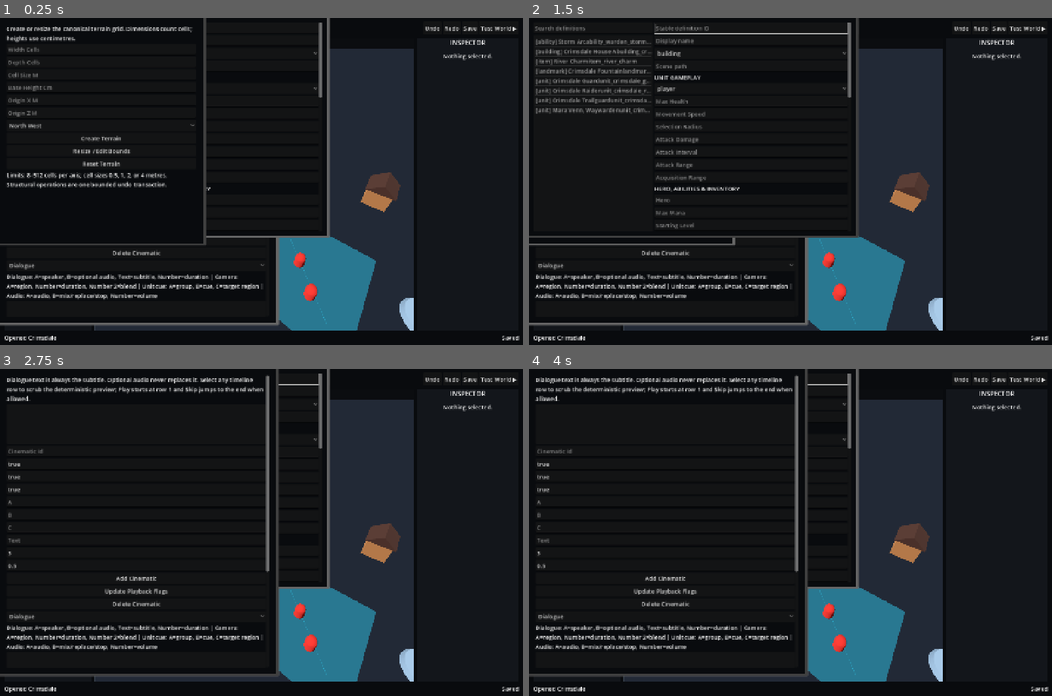
Above: before the commit, frames 1-4 (two rows, left to right).
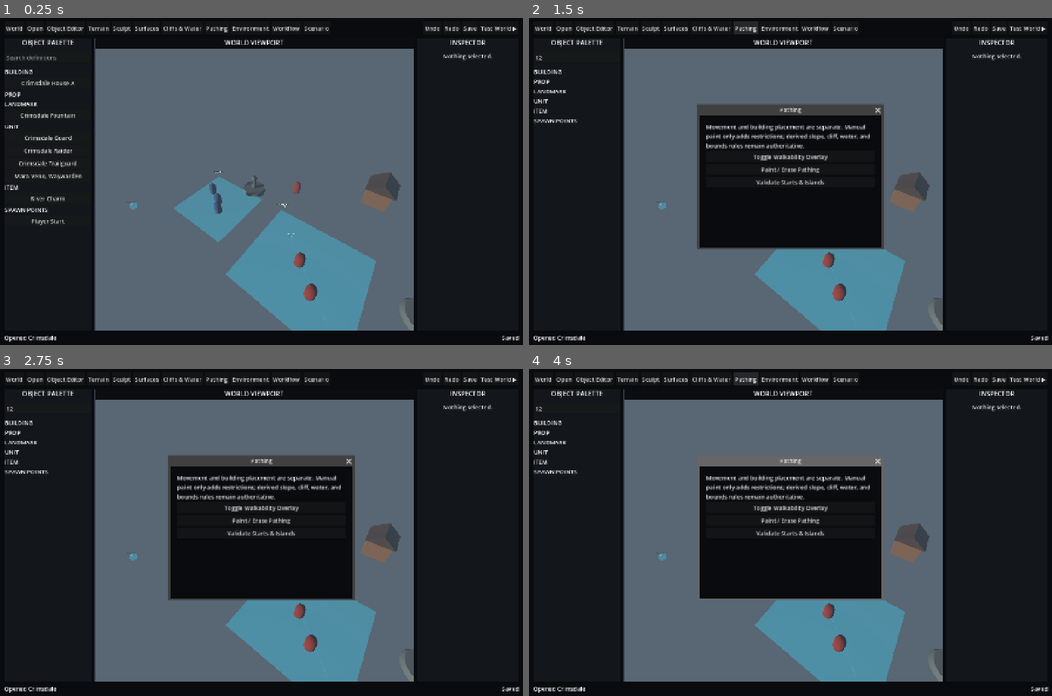
Above: after the commit, the same moments.

Repository: KrillOil/Frontier-World-Editor
Game: Godot game, scene res://src/app/editor_shell.tscn
Same seed, same stepped clock (60 frames per second), same inputs: the game is played once before the commit and once after it.
Inputs (mouse positions are in pixels of both pictures, inside the frame that each line leads up to):
- Up to frame 1 (0.25 s): no input
- Up to frame 2 (1.5 s): click (576, 57) at 0.52 s; type "12" at 0.6 s; click "Pathing" at 1.25 s
- Up to frame 3 (2.75 s): click (109, 637) at 2 s, where only the run before the commit has a clickable "Apply Environment"
- Up to frame 4 (4 s): click (638, 646) at 2.75 s, where only the run before the commit has a clickable "Toggle Accurate Preview"; click "Pathing" at 3.5 s

The runs differ from the first frame. In frame 1, 55% of the frame differs, in the area x 0-80%, y 0-96%; in frame 2, 45%; in frame 3, 45%; in frame 4, 45%.
Error before the commit: Invalid assignment of property or key 'visible' with value of type 'bool' on a base object of type 'WorldEnvironment'. (res://src/app/editor_shell.gd:1472)
Error after the commit: Invalid access to property or key 'direct_space_state' on a base object of type 'null instance'. (res://src/app/editor_shell.gd:1948)

Commit message:
Fix guided mission editor blockers

Diff:
--- a/src/app/editor_shell.gd
+++ b/src/app/editor_shell.gd
@@ -241,6 +241,7 @@
 	env.ambient_light_color = Color("a5b1c2")
 	env.ambient_light_energy = 0.55
 	environment.environment = env
+	environment.set_meta("preview_environment",env)
 	world_root.add_child(environment)
 	var light := DirectionalLight3D.new()
 	light.name = "SunPreview"
@@ -409,6 +410,7 @@
 	surface_dialog.title = "Terrain Surfaces"
 	surface_dialog.size = Vector2i(520, 430)
 	surface_dialog.close_requested.connect(surface_dialog.hide)
+	surface_dialog.visible = false
 	add_child(surface_dialog)
 	var form := VBoxContainer.new()
 	form.set_anchors_and_offsets_preset(Control.PRESET_FULL_RECT)
@@ -547,6 +549,7 @@
 	cliff_dialog.title = "Cliffs & Water"
 	cliff_dialog.size = Vector2i(500, 500)
 	cliff_dialog.close_requested.connect(cliff_dialog.hide)
+	cliff_dialog.visible = false
 	add_child(cliff_dialog)
 	var form := VBoxContainer.new()
 	form.set_anchors_and_offsets_preset(Control.PRESET_FULL_RECT)
@@ -644,7 +647,7 @@
 	for radius in TerrainPathingScript.CLEARANCE_RADII_M:pathing_clearance.add_item("Clearance %.1f m"%radius);pathing_clearance.set_item_metadata(pathing_clearance.item_count-1,radius)
 	hud.add_child(pathing_clearance)
 	var legend:=Label.new();legend.text="Red authored · orange terrain · blue deep water · hatched = no clearance";hud.add_child(legend)
-	pathing_dialog=Window.new();pathing_dialog.title="Pathing";pathing_dialog.size=Vector2i(500,360);pathing_dialog.close_requested.connect(pathing_dialog.hide);add_child(pathing_dialog)
+	pathing_dialog=Window.new();pathing_dialog.title="Pathing";pathing_dialog.size=Vector2i(500,360);pathing_dialog.close_requested.connect(pathing_dialog.hide);pathing_dialog.visible=false;add_child(pathing_dialog)
 	var form:=VBoxContainer.new();form.set_anchors_and_offsets_preset(Control.PRESET_FULL_RECT);form.offset_left=18;form.offset_top=18;form.offset_right=-18;form.offset_bottom=-18;pathing_dialog.add_child(form)
 	var help:=Label.new();help.text="Movement and building placement are separate. Manual paint only adds restrictions; derived slope, cliff, water, and bounds rules remain authoritative.";help.autowrap_mode=TextServer.AUTOWRAP_WORD_SMART;form.add_child(help)
 	_add_button(form,"Toggle Walkability Overlay",toggle_pathing_overlay)
@@ -699,7 +702,7 @@
 
 
 func _build_environment_editor()->void:
-	environment_dialog=Window.new();environment_dialog.title="World Environment";environment_dialog.size=Vector2i(620,650);environment_dialog.close_requested.connect(environment_dialog.hide);add_child(environment_dialog)
+	environment_dialog=Window.new();environment_dialog.title="World Environment";environment_dialog.size=Vector2i(620,650);environment_dialog.close_requested.connect(environment_dialog.hide);environment_dialog.visible=false;add_child(environment_dialog)
 	var scroll:=ScrollContainer.new();scroll.set_anchors_and_offsets_preset(Control.PRESET_FULL_RECT);scroll.offset_left=18;scroll.offset_top=18;scroll.offset_right=-18;scroll.offset_bottom=-18;environment_dialog.add_child(scroll)
 	var form:=VBoxContainer.new();form.size_flags_horizontal=Control.SIZE_EXPAND_FILL;scroll.add_child(form)
 	var help:=Label.new();help.text="Godot 4.7.1 parity preview uses identical authored values. Tone mapping, GPU precision, and display calibration may still differ from the target Windows display.";help.autowrap_mode=TextServer.AUTOWRAP_WORD_SMART;form.add_child(help)
@@ -745,6 +748,7 @@
 	workflow_dialog.title = "Terrain Workflow"
 	workflow_dialog.size = Vector2i(520, 620)
 	workflow_dialog.close_requested.connect(workflow_dialog.hide)
+	workflow_dialog.visible = false
 	add_child(workflow_dialog)
 	var form := VBoxContainer.new()
 	form.set_anchors_and_offsets_preset(Control.PRESET_FULL_RECT)
@@ -816,7 +820,7 @@
 
 
 func _build_scenario_editor() -> void:
-	scenario_dialog = Window.new(); scenario_dialog.title = "Scenario Editor — Regions"; scenario_dialog.size = Vector2i(680, 760); scenario_dialog.close_requested.connect(scenario_dialog.hide); add_child(scenario_dialog)
+	scenario_dialog = Window.new(); scenario_dialog.title = "Scenario Editor — Regions"; scenario_dialog.size = Vector2i(680, 760); scenario_dialog.close_requested.connect(scenario_dialog.hide); scenario_dialog.visible=false; add_child(scenario_dialog)
 	var scroll := ScrollContainer.new(); scroll.set_anchors_and_offsets_preset(Control.PRESET_FULL_RECT); scroll.offset_left = 18; scroll.offset_top = 18; scroll.offset_right = -18; scroll.offset_bottom = -18; scenario_dialog.add_child(scroll)
 	var form := VBoxContainer.new(); form.size_flags_horizontal = Control.SIZE_EXPAND_FILL; scroll.add_child(form)
 	var help := Label.new(); help.text = "Scenario data is portable and saved with the world. Regions use world metres: po …(202 unchanged characters)…
@@ -846,7 +850,7 @@
 
 
 func _build_sequence_editor() -> void:
-	sequence_dialog = Window.new(); sequence_dialog.title = "Scenario Editor — Sequences"; sequence_dialog.size = Vector2i(760,820); sequence_dialog.close_requested.connect(sequence_dialog.hide); add_child(sequence_dialog)
+	sequence_dialog = Window.new(); sequence_dialog.title = "Scenario Editor — Sequences"; sequence_dialog.size = Vector2i(760,820); sequence_dialog.close_requested.connect(sequence_dialog.hide); sequence_dialog.visible=false; add_child(sequence_dialog)
 	var scroll := ScrollContainer.new(); scroll.set_anchors_and_offsets_preset(Control.PRESET_FULL_RECT); scroll.offset_left=18; scroll.offset_top=18; scroll.offset_right=-18; scroll.offset_bottom=-18; sequence_dialog.add_child(scroll)
 	var form := VBoxContainer.new(); form.size_flags_horizontal=Control.SIZE_EXPAND_FILL; scroll.add_child(form)
 	var help := Label.new(); help.text="Create typed event-condition-action sequences. Equal-frame sequences run by stable ID; actions run top to bottom. A duplicated sequence starts disabled for safe review."; help.autowrap_mode=TextServer.AUTOWRAP_WORD_SMART; form.add_child(help)
@@ -881,7 +885,7 @@
 
 
 func _build_guidance_editor() -> void:
-	guidance_dialog=Window.new();guidance_dialog.title="Scenario Editor — Objectives & Guidance";guidance_dialog.size=Vector2i(760,840);guidance_dialog.close_requested.connect(guidance_dialog.hide);add_child(guidance_dialog)
+	guidance_dialog=Window.new();guidance_dialog.title="Scenario Editor — Objectives & Guidance";guidance_dialog.size=Vector2i(760,840);guidance_dialog.close_requested.connect(guidance_dialog.hide);guidance_dialog.visible=false;add_child(guidance_dialog)
 	var scroll:=ScrollContainer.new();scroll.set_anchors_and_offsets_preset(Control.PRESET_FULL_RECT);scroll.offset_left=18;scroll.offset_top=18;scroll.offset_right=-18;scroll.offset_bottom=-18;guidance_dialog.add_child(scroll)
 	var form:=VBoxContainer.new();form.size_flags_horizontal=Control.SIZE_EXPAND_FILL;scroll.add_child(form)
 	var help:=Label.new();help.text="Build the mission path as ordered objective steps. A step may point to a checkpoint region. Reusable tutorial prompts can mark the world or viewport and are shown by typed sequence actions.";help.autowrap_mode=TextServer.AUTOWRAP_WORD_SMART;form.add_child(help)
@@ -902,7 +906,7 @@
 
 
 func _build_encounter_editor()->void:
-	encounter_dialog=Window.new();encounter_dialog.title="Scenario Editor — Groups & Encounters";encounter_dialog.size=Vector2i(760,840);encounter_dialog.close_requested.connect(encounter_dialog.hide);add_child(encounter_dialog)
+	encounter_dialog=Window.new();encounter_dialog.title="Scenario Editor — Groups & Encounters";encounter_dialog.size=Vector2i(760,840);encounter_dialog.close_requested.connect(encounter_dialog.hide);encounter_dialog.visible=false;add_child(encounter_dialog)
 	var scroll:=ScrollContainer.new();scroll.set_anchors_and_offsets_preset(Control.PRESET_FULL_RECT);scroll.offset_left=18;scroll.offset_top=18;scroll.offset_right=-18;scroll.offset_bottom=-18;encounter_dialog.add_child(scroll)
 	var form:=VBoxContainer.new();form.size_flags_horizontal=Control.SIZE_EXPAND_FILL;scroll.add_child(form)
 	var help:=Label.new();help.text="Groups reference placed unit Instance IDs. Recruit allies with Set Ownership in Sequences. Encounters stay dormant until a region-entry or prior-completion sequence applies Set Encounter.";help.autowrap_mode=TextServer.AUTOWRAP_WORD_SMART;form.add_child(help)
@@ -917,7 +921,7 @@
 
 
 func _build_cinematic_editor()->void:
-	cinematic_dialog=Window.new();cinematic_dialog.title="Scenario Editor — Cinematics";cinematic_dialog.size=Vector2i(760,840);cinematic_dialog.close_requested.connect(cinematic_dialog.hide);add_child(cinematic_dialog)
+	cinematic_dialog=Window.new();cinematic_dialog.title="Scenario Editor — Cinematics";cinematic_dialog.size=Vector2i(760,840);cinematic_dialog.close_requested.connect(cinematic_dialog.hide);cinematic_dialog.visible=false;add_child(cinematic_dialog)
 	var scroll:=ScrollContainer.new();scroll.set_anchors_and_offsets_preset(Control.PRESET_FULL_RECT);scroll.offset_left=18;scroll.offset_top=18;scroll.offset_right=-18;scroll.offset_bottom=-18;cinematic_dialog.add_child(scroll)
 	var form:=VBoxContainer.new();form.size_flags_horizontal=Control.SIZE_EXPAND_FILL;scroll.add_child(form)
 	var help:=Label.new();help.text="Dialogue text is always the subtitle. Optional audio never replaces it. Select any timeline row to scrub the deterministic preview; Play starts at row 1 and Skip jumps to the end when allowed.";help.autowrap_mode=TextServer.AUTOWRAP_WORD_SMART;form.add_child(help)
@@ -1468,8 +1472,8 @@
 func apply_environment_preview()->void:
 	if DisplayServer.get_name()=="headless" or package.terrain==null:return
 	var world_environment:WorldEnvironment=world_root.get_node("EnvironmentPreview");var sun:DirectionalLight3D=world_root.get_node("SunPreview")
-	if not environment_preview_enabled:world_environment.visible=false;sun.visible=false;return
-	world_environment.visible=true;sun.visible=true
+	if not environment_preview_enabled:world_environment.environment=null;sun.visible=false;return
+	world_environment.environment=world_environment.get_meta("preview_environment");sun.visible=true
 	var probe:Dictionary=TerrainEnvironmentScript.new(package.terrain).parity_probe();var env:Environment=world_environment.environment
 	env.ambient_light_source=Environment.AMBIENT_SOURCE_COLOR;env.ambient_light_color=probe.ambient_color;env.ambient_light_energy=probe.ambient_energy
 	env.fog_enabled=probe.fog_enabled;env.fog_light_color=probe.fog_color;env.fog_density=probe.fog_density;env.fog_depth_begin=probe.fog_start_m;env.fog_depth_end=probe.fog_end_m
@@ -2003,6 +2007,7 @@
 	object_dialog.title = "Object Editor"
 	object_dialog.size = Vector2i(900, 600)
 	object_dialog.close_requested.connect(object_dialog.hide)
+	object_dialog.visible = false
 	add_child(object_dialog)
 	var root := HBoxContainer.new()
 	root.set_anchors_and_offsets_preset(Control.PRESET_FULL_RECT)
@@ -2075,6 +2080,7 @@
 	terrain_dialog.title = "Terrain Document"
 	terrain_dialog.size = Vector2i(560, 620)
 	terrain_dialog.close_requested.connect(terrain_dialog.hide)
+	terrain_dialog.visible = false
 	add_child(terrain_dialog)
 	var form := VBoxContainer.new()
 	form.set_anchors_and_offsets_preset(Control.PRESET_FULL_RECT)
--- a/src/domain/scenario_document.gd
+++ b/src/domain/scenario_document.gd
@@ -207,8 +207,10 @@
 	var candidate:Dictionary=data.duplicate(true);var encounter:=_find(candidate.get("encounters",[]),"encounter_id",encounter_id)
 	if encounter.is_empty():return _fail(["Unknown encounter '%s'"%encounter_id])
 	for key in ["group_id","initial_state","behavior","leash_region_id","patrol_path_region_id","completion","reinforcement_group_ids"]:
-		if changes.has(key) and changes[key] != "":encounter[key]=changes[key].duplicate() if changes[key] is Array else changes[key]
-		elif changes.has(key):encounter.erase(key)
+		if not changes.has(key):continue
+		var value=changes[key]
+		if value is String and value.is_empty():encounter.erase(key)
+		else:encounter[key]=value.duplicate() if value is Array else value
 	return _commit(candidate,world)
 
 
--- /dev/null
+++ b/tests/test_qa_checkpoint_a_editor.gd
@@ -0,0 +1,23 @@
+extends SceneTree
+
+const Shell:=preload("res://src/app/editor_shell.tscn")
+var failures:Array[String]=[]
+
+
+func _init()->void:call_deferred("_run")
+
+
+func _run()->void:
+	var editor=Shell.instantiate();root.add_child(editor);await process_frame;await process_frame
+	var tools:Array=[editor.surface_dialog,editor.cliff_dialog,editor.pathing_dialog,editor.environment_dialog,editor.workflow_dialog,editor.scenario_dialog,editor.sequence_dialog,editor.guidance_dialog,editor.encounter_dialog,editor.cinematic_dialog,editor.object_dialog,editor.terrain_dialog]
+	_check(tools.all(func(window):return not window.visible),"Editor startup leaves all twelve tool windows closed")
+	editor.show_encounter_editor();editor.encounter_list.select(0);editor._load_encounter(0);var selected_id:String=editor.encounter_list.get_item_metadata(0);editor.encounter_fields.behavior.text="guard";editor.encounter_fields.reinforcement_group_ids.text="";editor._update_encounter();var updated:Dictionary=editor.package.scenario._find(editor.package.scenario.data.encounters,"encounter_id",selected_id)
+	_check(updated.behavior=="guard" and updated.reinforcement_group_ids==[],"Encounter UI updates string and array fields without mixed-type comparison")
+	editor.viewport.render_target_update_mode=SubViewport.UPDATE_DISABLED;root.remove_child(editor);editor.free();await process_frame
+	if failures.is_empty():print("PASS: QA checkpoint A editor startup and encounter editing");quit(0);return
+	for failure in failures:push_error(failure)
+	quit(1)
+
+
+func _check(condition:bool,message:String)->void:
+	if not condition:failures.append(message)
Not shown, changed: scripts/test.sh
